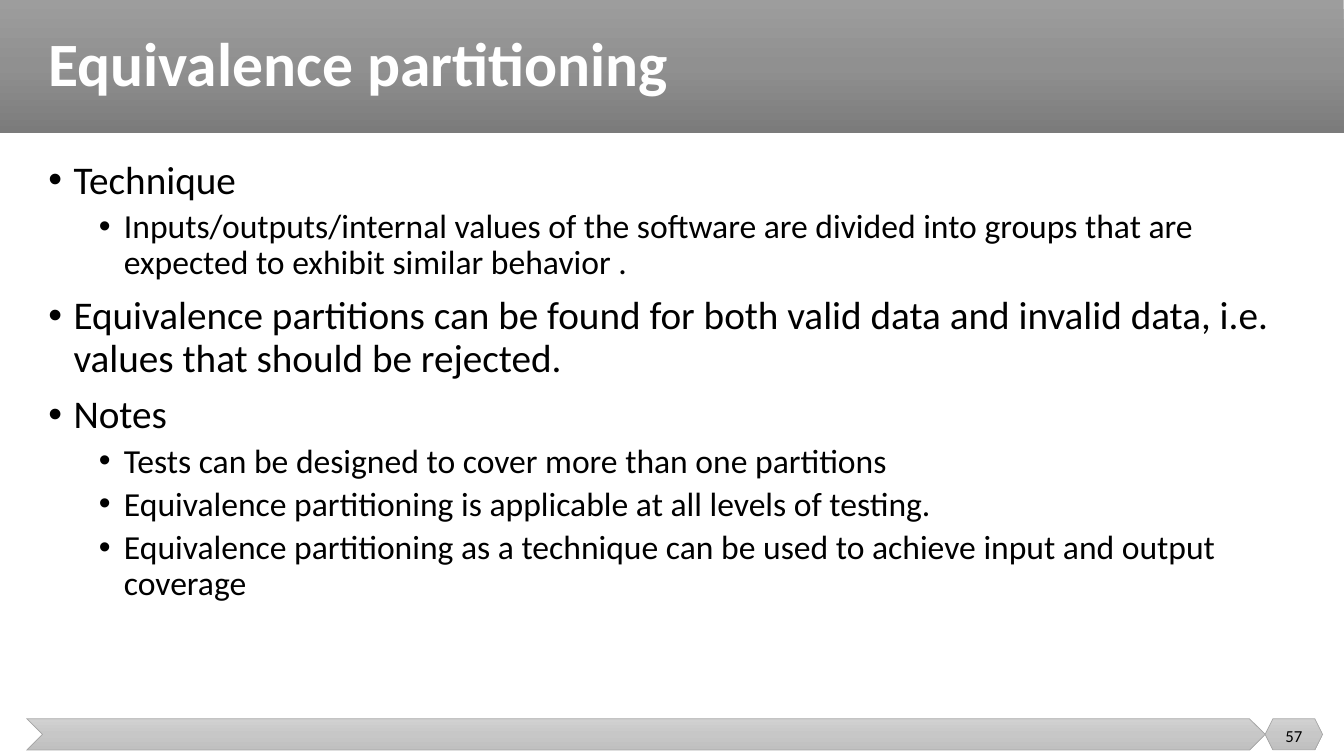
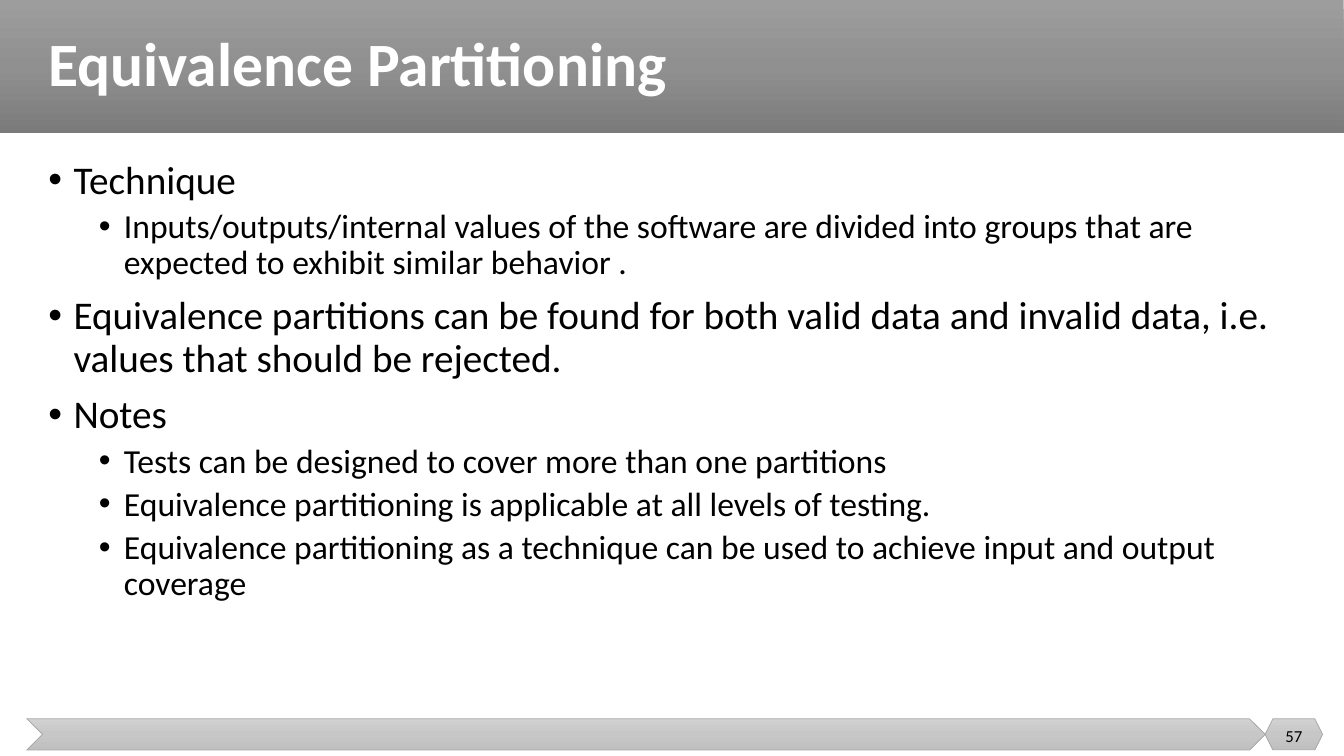
Before and after one commit to malenezi/malenezi, a slide deck: slide 57 of SE401/Lectures/7-Test Design Techniques/Test Design Techniques.pptx. Drawn at 1344x756 pixels with LibreOffice and Linux fonts; fonts in the diff are those of the drawing. Boxes give left, top, right and bottom in pixels: in the first picture for what was removed or moved away, otherwise in the second. Text is boxed around its words. In the diff, an @@ line names an element or a change of style, - is before the commit and + after.

```diff
--- a/SE401/Lectures/7-Test Design Techniques/Test Design Techniques.pptx
+++ b/SE401/Lectures/7-Test Design Techniques/Test Design Techniques.pptx
@@ title at [48, 43, 666, 96]: text changed @@
-Equivalence partitioning
+Equivalence Partitioning
```
Also in this commit, not shown: 7 other slides changed, 1 other file.
